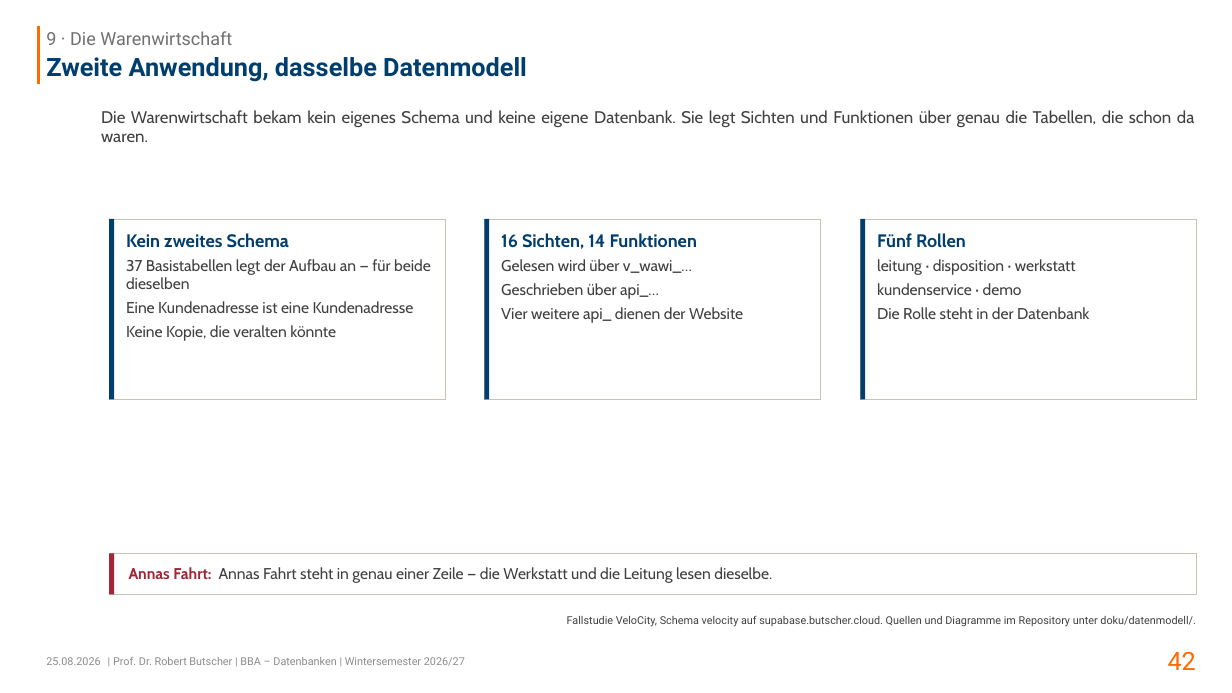
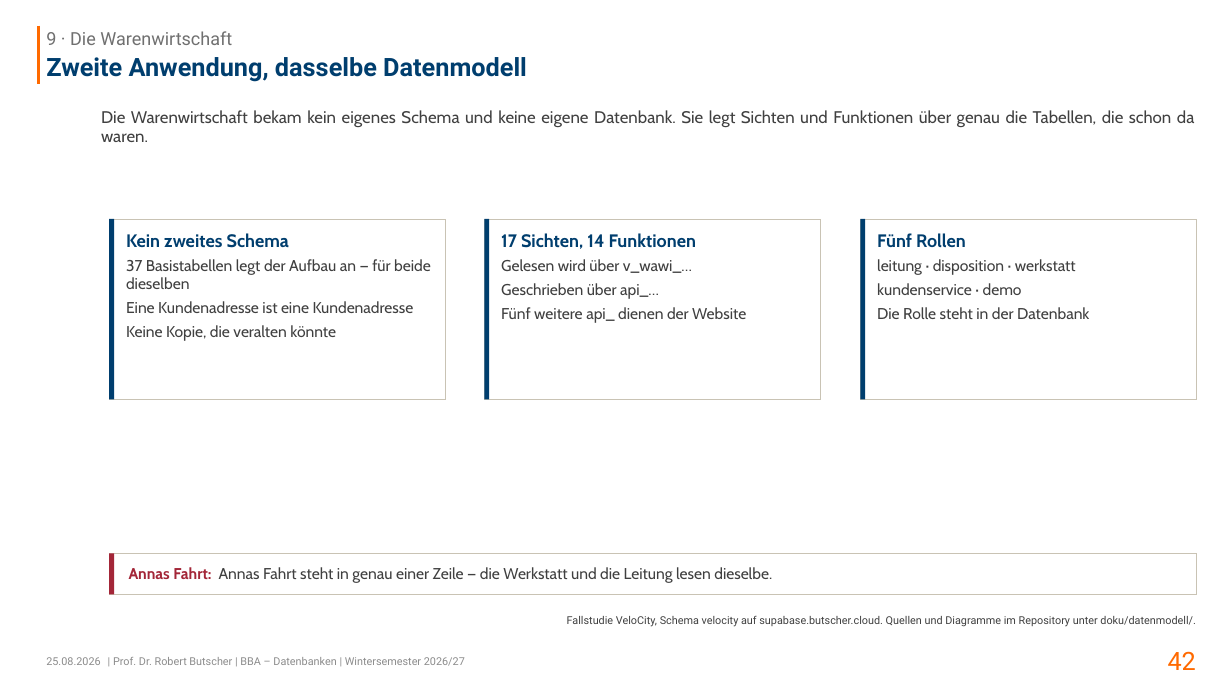
Before and after one commit to swrobuts/velocity-fallstudie, a slide deck: slide 42 of slides/velocity-datenbankentwurf.pptx. Drawn at 1232x693 pixels with LibreOffice and Linux fonts; fonts in the diff are those of the drawing. Boxes give left, top, right and bottom in pixels: in the first picture for what was removed or moved away, otherwise in the second. Text is boxed around its words. In the diff, an @@ line names an element or a change of style, - is before the commit and + after.

```diff
--- a/slides/velocity-datenbankentwurf.pptx
+++ b/slides/velocity-datenbankentwurf.pptx
@@ text at [501, 233, 696, 249]: text changed @@
-16 Sichten, 14 Funktionen
+17 Sichten, 14 Funktionen
@@ text at [501, 307, 746, 323]: text changed @@
-Vier weitere api_ dienen der Website
+Fünf weitere api_ dienen der Website
```
Also in this commit, not shown: 2 other slides changed, 3 other files.
